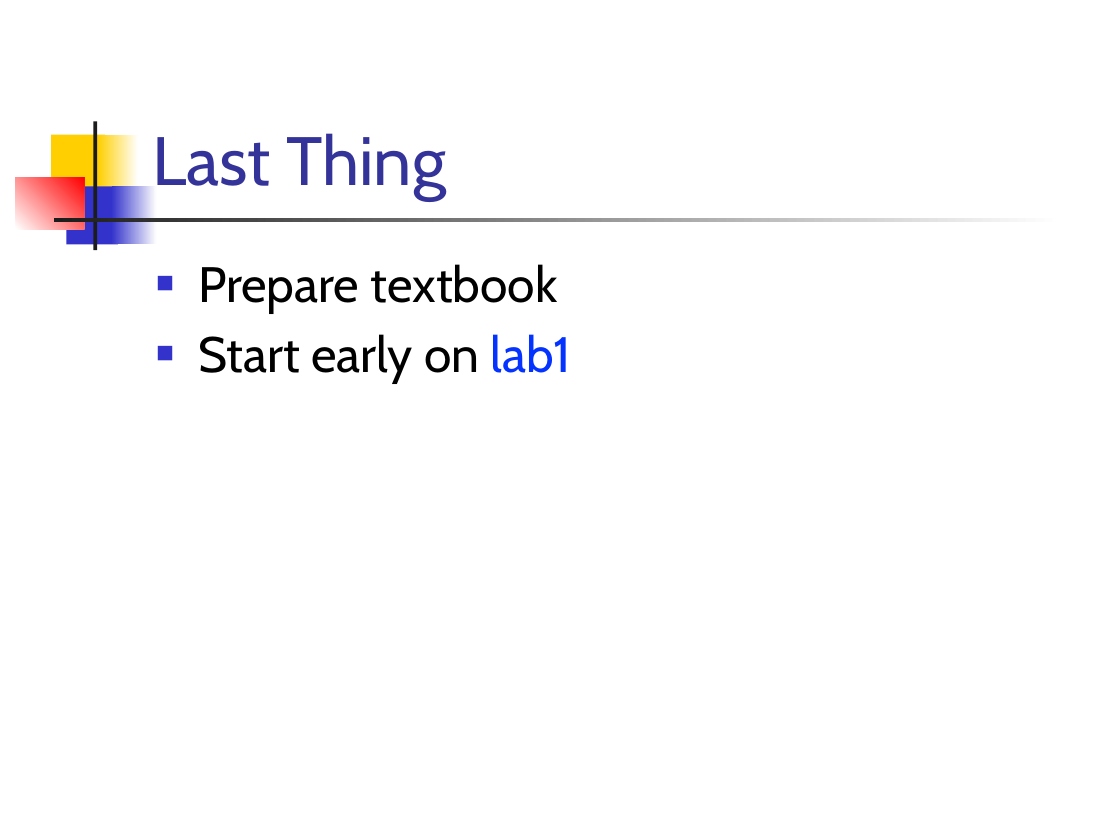
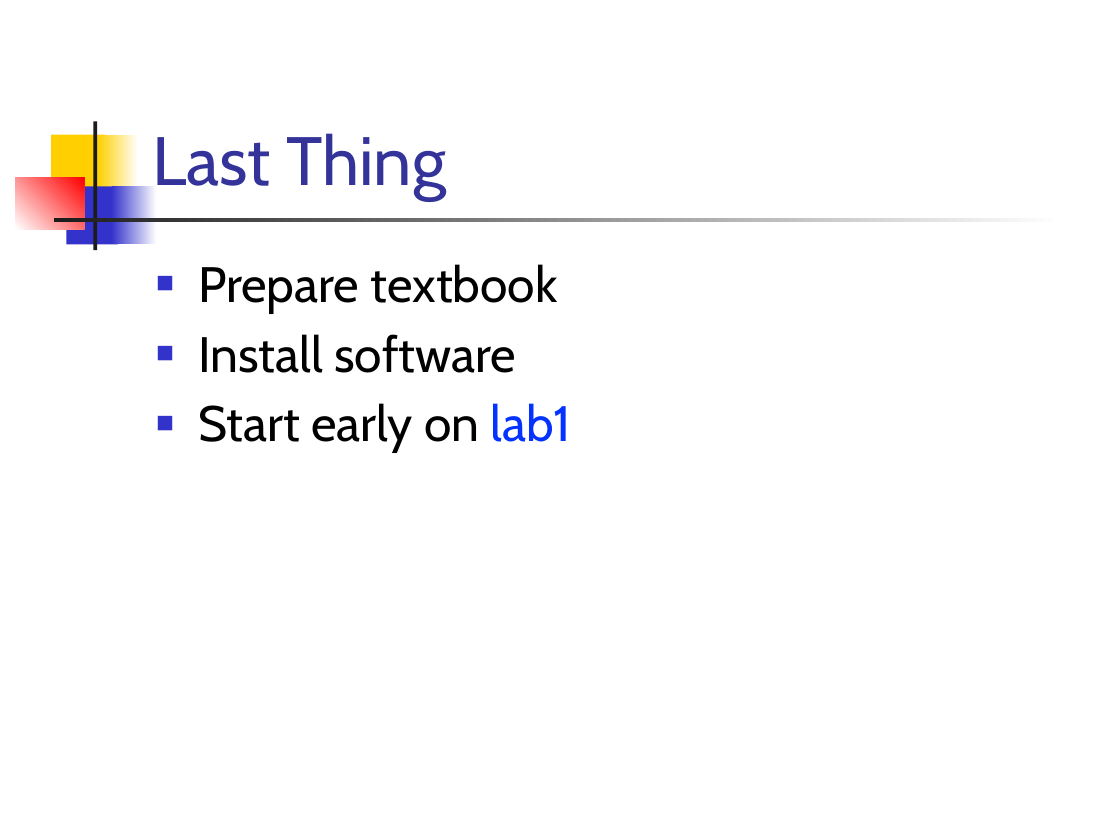
Before and after one commit to csslab-ustc/csslab-ustc.github.io, a slide deck: slide 22 of courses/compiler/slides/lec01-overview.pptx. Drawn at 1120x840 pixels with LibreOffice and Linux fonts; fonts in the diff are those of the drawing. Boxes give left, top, right and bottom in pixels: in the first picture for what was removed or moved away, otherwise in the second. Text is boxed around its words. In the diff, an @@ line names an element or a change of style, - is before the commit and + after.

```diff
--- a/courses/compiler/slides/lec01-overview.pptx
+++ b/courses/compiler/slides/lec01-overview.pptx
@@ text at (198,334,516,373): paragraph added @@
+■ Install software
```
Also in this commit, not shown: 4 other slides changed, 10 other files.
